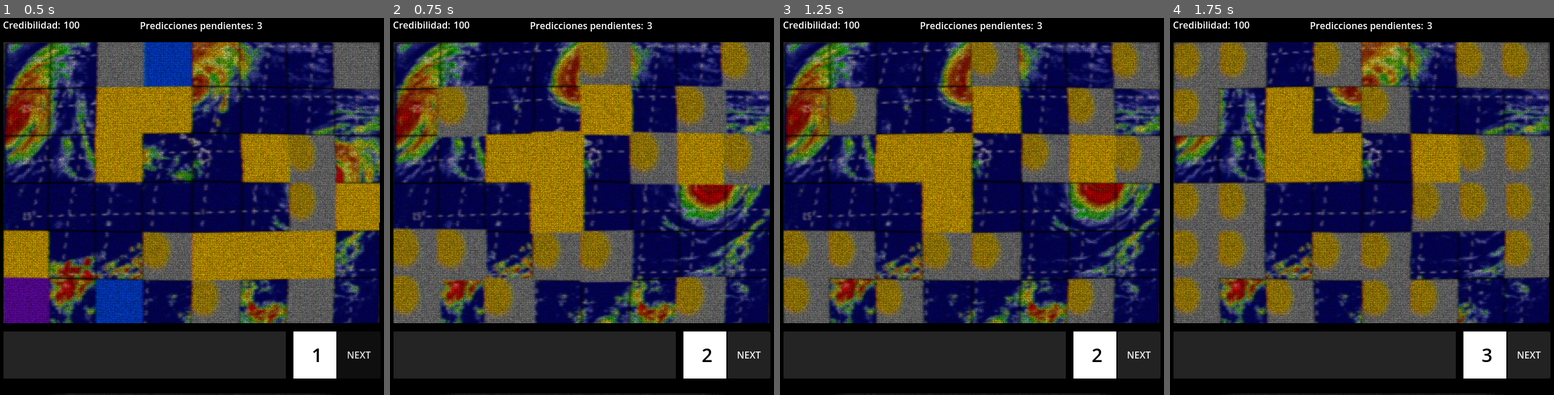
Above: before the commit, frames 1-4 (left to right).
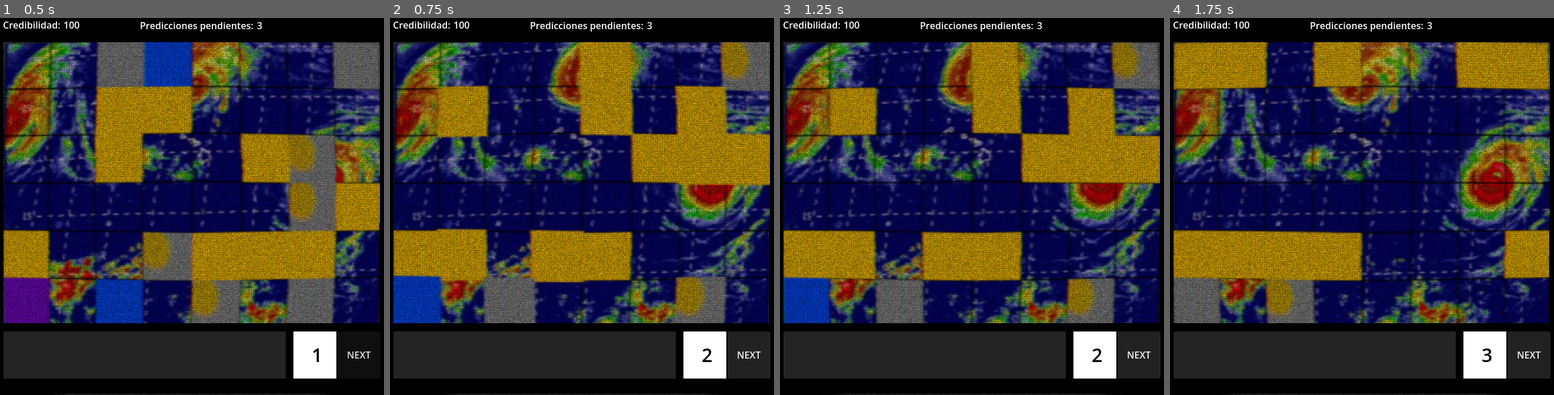
Above: after the commit, the same moments.

Repository: luciacastro2/meteo
Game: Godot game, scene res://scenes/main.tscn
Same seed, same stepped clock (60 frames per second), same inputs: the game is played once before the commit and once after it.
Inputs:
- Up to frame 1 (0.5 s): no input
- Up to frame 2 (0.75 s): click "NEXT" at 0.5 s
- Up to frame 3 (1.25 s): no input
- Up to frame 4 (1.75 s): click "NEXT" at 1.25 s

Frame 1 is identical in both runs. In frame 2, 21% of the frame differs, in the area x 0-99%, y 6-81%; in frame 3, 20%; in frame 4, 39%.

Commit message:
poca pelota

Diff:
--- /dev/null
+++ b/scenes/crt_viewport.gd
@@ -0,0 +1,17 @@
+extends SubViewport
+
+var crt_view
+var title_screen
+var game_screen
+var ending_screen
+
+func _ready():
+	crt_view = get_node("CRTViewport")
+	title_screen = crt_view.get_node("TitleScreen")
+	game_screen = crt_view.get_node("CRT")
+	ending_screen = crt_view.get_node("EndingScreen")
+
+	# Mostrar solo la pantalla de título al inicio
+	title_screen.show()
+	game_screen.hide()
+	ending_screen.hide()
--- a/scenes/main.gd
+++ b/scenes/main.gd
@@ -152,54 +152,54 @@
 				vecinos += 1
 	return vecinos
 
-func decide_weather_state(row: int, col: int) -> int:
-	var sun_count = 0
-	var partly_count = 0
-	var cloud_count = 0
-	var rain_count = 0
-	var storm_count = 0
-
+func decide_weather_state_scaled(row: int, col: int) -> int:
+	var current_state = Global.board[row][col].state
+	var level = int(current_state)
+
+	# Recoger niveles de vecinos
+	var neighbor_levels = []
 	for i in range(-1, 2):
 		for j in range(-1, 2):
 			if i == 0 and j == 0:
 				continue
-
 			var r = (row + i + Global.ROWS) % Global.ROWS
 			var c = (col + j + Global.COLS) % Global.COLS
-			var neighbor_state = Global.board[r][c].state
-
-			match neighbor_state:
-				Global.States.SUN:
-					sun_count += 1
-				Global.States.PARTLY_CLOUD:
-					partly_count += 1
-				Global.States.CLOUD:
-					cloud_count += 1
-				Global.States.RAIN:
-					rain_count += 1
-				Global.States.STORM:
-					storm_count += 1
-
-	if storm_count >= 2:
-		return Global.States.STORM
-
-	if rain_count >= 2:
-		return Global.States.RAIN
-
-	if cloud_count >= 2:
-		if randf() < 0.6:
-			return Global.States.CLOUD
-		else:
-			return Global.States.PARTLY_CLOUD
-
-	if sun_count >= 1 and cloud_count >= 1:
-		return Global.States.PARTLY_CLOUD
-
-	if sun_count >= 2:
-		return Global.States.SUN
-
-	return Global.States.PARTLY_CLOUD
-
+			neighbor_levels.append(int(Global.board[r][c].state))
+
+	# Media de vecinos
+	var avg_neighbor = 0.0
+	if neighbor_levels.size() > 0:
+		var total = 0
+		for n_level in neighbor_levels:
+			total += n_level
+		avg_neighbor = float(total) / neighbor_levels.size()
+
+	# Diferencia entre vecinos y mi nivel
+	var diff = avg_neighbor - float(level)
+
+	# Cambiar solo si la diferencia es significativa
+	var change = 0
+	if diff > 0.6:
+		change = 1
+	elif diff < -0.6:
+		change = -1
+
+	# Aleatoriedad tipo viento, más suave
+	var wind = randf_range(-0.2, 0.2)
+	var random_factor = randf_range(-0.2, 0.2)
+
+	var final_change = float(change) + wind + random_factor
+
+	# Ajuste de nivel
+	if final_change > 0.5:
+		level = min(level + 1, int(Global.States.STORM))
+	elif final_change < -0.5:
+		# Evitar que baje a CLEAR si ya no estaba CLEAR
+		if current_state != Global.States.CLEAR:
+			level = max(level - 1, int(Global.States.CLEAR))
+	# Si está entre -0.5 y 0.5 → mantiene el mismo estado
+
+	return level
 
 func simulate_board() -> void:
 	var next_states = []
@@ -216,12 +216,12 @@
 
 			if current != Global.States.CLEAR:
 				if vecinos == 2 or vecinos == 3:
-					next_state = decide_weather_state(i, j)
+					next_state = decide_weather_state_scaled(i, j)
 				else:
 					next_state = Global.States.CLEAR
 			else:
 				if vecinos == 3:
-					next_state = decide_weather_state(i, j)
+					next_state = decide_weather_state_scaled(i, j)
 				else:
 					next_state = Global.States.CLEAR
 
--- /dev/null
+++ b/scenes/title.tscn
@@ -0,0 +1,8 @@
+[gd_scene format=3 uid="uid://vn7tfnbrg0hc"]
+
+[ext_resource type="Texture2D" uid="uid://dee57y7yl256e" path="res://assets/WhatsApp Image 2026-02-28 at 4.49.46 AM.jpeg" id="1_4ignj"]
+
+[node name="Title" type="Node2D" unique_id=2030451122]
+
+[node name="Sprite2D" type="Sprite2D" parent="." unique_id=1155877461]
+texture = ExtResource("1_4ignj")
--- /dev/null
+++ b/scenes/title_screen.gd
@@ -0,0 +1,17 @@
+extends Node2D
+
+
+# Called when the node enters the scene tree for the first time.
+func _ready() -> void:
+	pass # Replace with function body.
+
+
+# Called every frame. 'delta' is the elapsed time since the previous frame.
+func _process(delta: float) -> void:
+	pass
+
+
+func _on_button_pressed() -> void:
+	print(get_parent().get_node("CRTViewport/CRT").show() )
+	hide()  # oculta TitleScreen
+	get_parent().get_node("CRTViewport/CRT").show()
--- /dev/null
+++ b/scenes/title_screen.tscn
@@ -0,0 +1,20 @@
+[gd_scene format=3 uid="uid://dfsmr0ylukdtt"]
+
+[ext_resource type="Texture2D" uid="uid://dee57y7yl256e" path="res://assets/WhatsApp Image 2026-02-28 at 4.49.46 AM.jpeg" id="1_fgkus"]
+[ext_resource type="Script" uid="uid://bbh0cnfkols10" path="res://scenes/title_screen.gd" id="1_sa3yf"]
+
+[node name="TitleScreen" type="Node2D" unique_id=747914854]
+script = ExtResource("1_sa3yf")
+
+[node name="Sprite2D" type="Sprite2D" parent="." unique_id=1056510810]
+position = Vector2(354, 328)
+scale = Vector2(1.1966667, 1.3791667)
+texture = ExtResource("1_fgkus")
+
+[node name="Button" type="Button" parent="." unique_id=1574986997]
+offset_left = 272.0
+offset_top = 219.0
+offset_right = 472.0
+offset_bottom = 359.0
+
+[connection signal="pressed" from="Button" to="." method="_on_button_pressed"]
Not shown, added: scenes/crt_viewport.gd.uid
Not shown, added: scenes/title_screen.gd.uid
